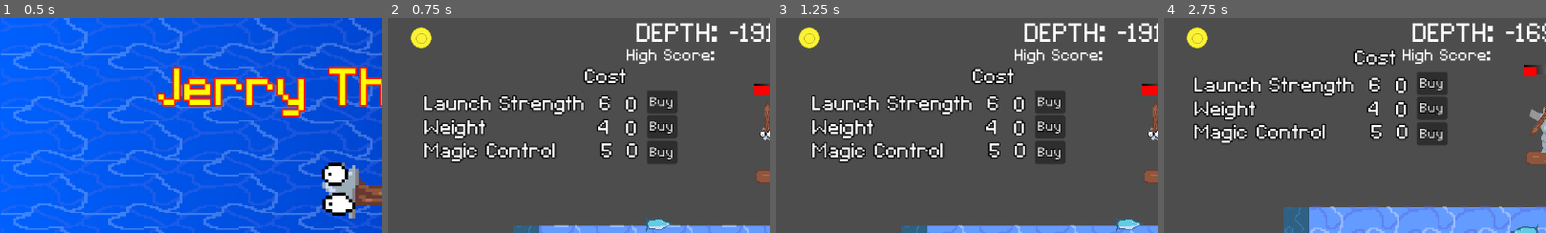
Above: before the commit, frames 1-4 (left to right).
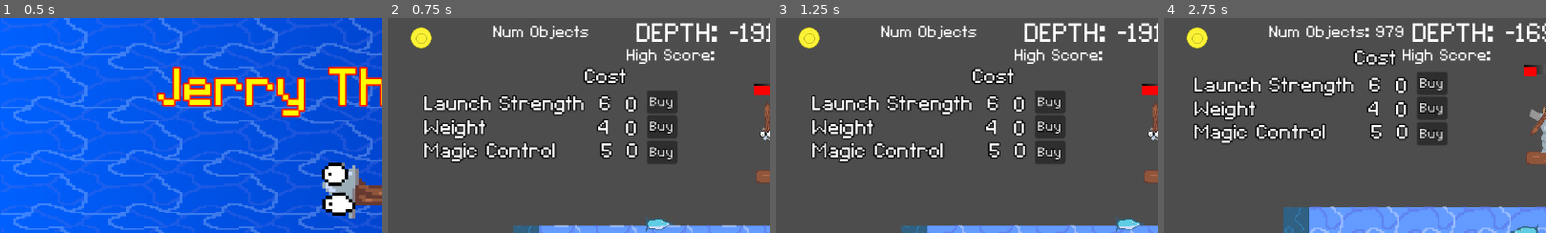
Above: after the commit, the same moments.

Repository: RylanSanders/LudumDare57
Game: Godot game, scene res://UI/MainMenu.tscn
Same seed, same stepped clock (60 frames per second), same inputs: the game is played once before the commit and once after it.
Inputs:
- Up to frame 1 (0.5 s): no input
- Up to frame 2 (0.75 s): click "Play Game" at 0.5 s
- Up to frame 3 (1.25 s): no input
- Up to frame 4 (2.75 s): hold D (right) 1.28-2.03 s; tap Space (launch) at 1.35, 2.1 s; hold A (left) from 2.03 s (still down)
The pictures show only the part of the screen within x 0-50%, y 0-50%; the shares and areas given below are measured in that part.

Frame 1 is identical in both runs. In frame 2, 0.6% of the frame differs, in the area x 27-53%, y 3-10%; in frame 3, 0.6%; in frame 4, 0.9%, in the area x 27-63%, y 3-10%.

Commit message:
Implement old Map deletion
Add a num object checker for debugging

Diff:
--- a/Main.tscn
+++ b/Main.tscn
@@ -79,6 +79,7 @@
 death_menu = ExtResource("2_trn2v")
 out_of_bounds_death_menu = ExtResource("3_3b0ty")
 pause_menu = ExtResource("3_5vvyt")
+show_num_objs = true
 
 [node name="LaunchStrengthProgressBar" type="TextureProgressBar" parent="."]
 offset_left = -28.0
@@ -227,6 +228,14 @@
 offset_bottom = 46.0
 theme_override_font_sizes/font_size = 30
 
+[node name="NumObjectsLabel" type="Label" parent="CanvasLayer"]
+offset_left = 159.0
+offset_top = 6.0
+offset_right = 401.0
+offset_bottom = 57.0
+theme_override_font_sizes/font_size = 30
+text = "Num Objects"
+
 [node name="Knight" type="Sprite2D" parent="."]
 z_index = 2
 texture_filter = 1
--- a/Obstacles/Scenes/fish.gd
+++ b/Obstacles/Scenes/fish.gd
@@ -13,4 +13,6 @@
 
 func _on_body_entered(body: Node2D) -> void:
 	is_going_right = not is_going_right
-	sprite.flip_h= not is_going_right
+	#Needed for if the sprite gets destroyed and it hits a wall
+	if sprite != null:
+		sprite.flip_h= not is_going_right
--- a/game_controller.gd
+++ b/game_controller.gd
@@ -5,10 +5,12 @@
 @export var death_menu:PackedScene
 @export var out_of_bounds_death_menu:PackedScene
 @export var pause_menu:PackedScene
+@export var show_num_objs: bool = false
 @onready var spear:Node2D = get_node("Spear")
 @onready var depth_label:Label = get_node("CanvasLayer/DepthLabel")
 @onready var high_score_label: Label = get_node("CanvasLayer/HighScoreLabel")
 @onready var gold_label: Label = get_node("CanvasLayer/GoldLabel")
+@onready var num_objs_label:Label = get_node("CanvasLayer/NumObjectsLabel")
 
 var DEPTH_LABEL := "DEPTH: "
 var HIGH_SCORE_LABEL := "HIGH SCORE: "
@@ -20,6 +22,9 @@
 var current_high_score:=0.0
 var last_high_score:=0.0
 var current_gold := 0
+
+var show_objs_timer :=0.0
+var SHOW_OBJS_REFRESH_RATE = 2
 
 var last_pause_menu: PopupMenu
 
@@ -43,16 +48,19 @@
 
 func record_high_score() -> void:
 	var new_score = calculate_depth()
+
+	var conf := ConfigFile.new()
 	if current_high_score > last_high_score:
-		var conf := ConfigFile.new()
 		conf.set_value(SCORES_SECTION_VAR,HIGH_SCORE_VAR, current_high_score)
-		conf.set_value(GOLD_SECTION_VAR,GOLD_VAR, current_gold)
-		var error := conf.save(cnf_path)
+	conf.set_value(GOLD_SECTION_VAR,GOLD_VAR, current_gold)
+	var error := conf.save(cnf_path)
 
 
 func _ready() -> void:
 	get_saved_high_score()
 	get_saved_gold()
+	if not show_num_objs:
+		num_objs_label.queue_free()
 
 func get_saved_high_score():
 	var conf := ConfigFile.new()
@@ -88,7 +96,17 @@
 	depth_label.text = DEPTH_LABEL + str(depth)
 	if depth>current_high_score:
 		current_high_score = depth
+	if show_num_objs:
+		show_objs_timer += delta
+		if show_objs_timer> SHOW_OBJS_REFRESH_RATE:
+			show_objs_timer=0
+			num_objs_label.text = "Num Objects: " + str(rec_count_nodes(get_tree().root))
 
+func rec_count_nodes(node: Node)->int:
+	var sum:=1
+	for child in node.get_children():
+		sum+=rec_count_nodes(child)
+	return sum
 
 func calculate_depth() -> float:
 	return snappedf(spear.global_position.y, 0.01)
--- a/map_controller.gd
+++ b/map_controller.gd
@@ -2,6 +2,10 @@
 
 var MAP_SECTION_HEIGHT := 544
 var MAP_SECTION_DIST_TO_GENERATE := 3
+
+var MAP_SECTIONS_TO_KEEP_LOADED := 10
+var old_map_sections_checker_timer := 0.0
+var OLD_MAP_SECTIONS_CHECKER_TIME := 4.0
 
 var newMapPosition := 544
 
@@ -11,6 +15,12 @@
 func _process(delta: float) -> void:
 	if spear.global_position.y>newMapPosition-(MAP_SECTION_HEIGHT*MAP_SECTION_DIST_TO_GENERATE):
 		generate_map_section()
+	old_map_sections_checker_timer += delta
+	if old_map_sections_checker_timer>OLD_MAP_SECTIONS_CHECKER_TIME:
+		old_map_sections_checker_timer =0
+		for child in get_children():
+			if child.global_position.y < spear.global_position.y - (MAP_SECTIONS_TO_KEEP_LOADED * MAP_SECTION_HEIGHT):
+				child.queue_free()
 
 func generate_map_section():
 	var d:Node2D = map_section_1.instantiate()
